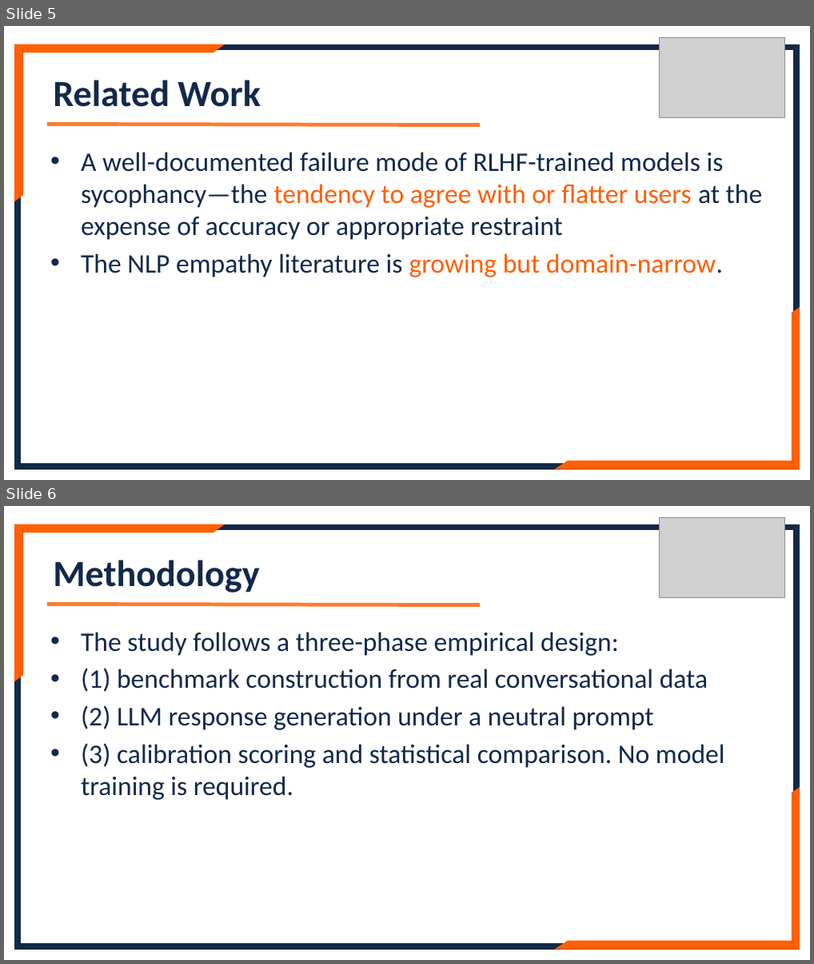
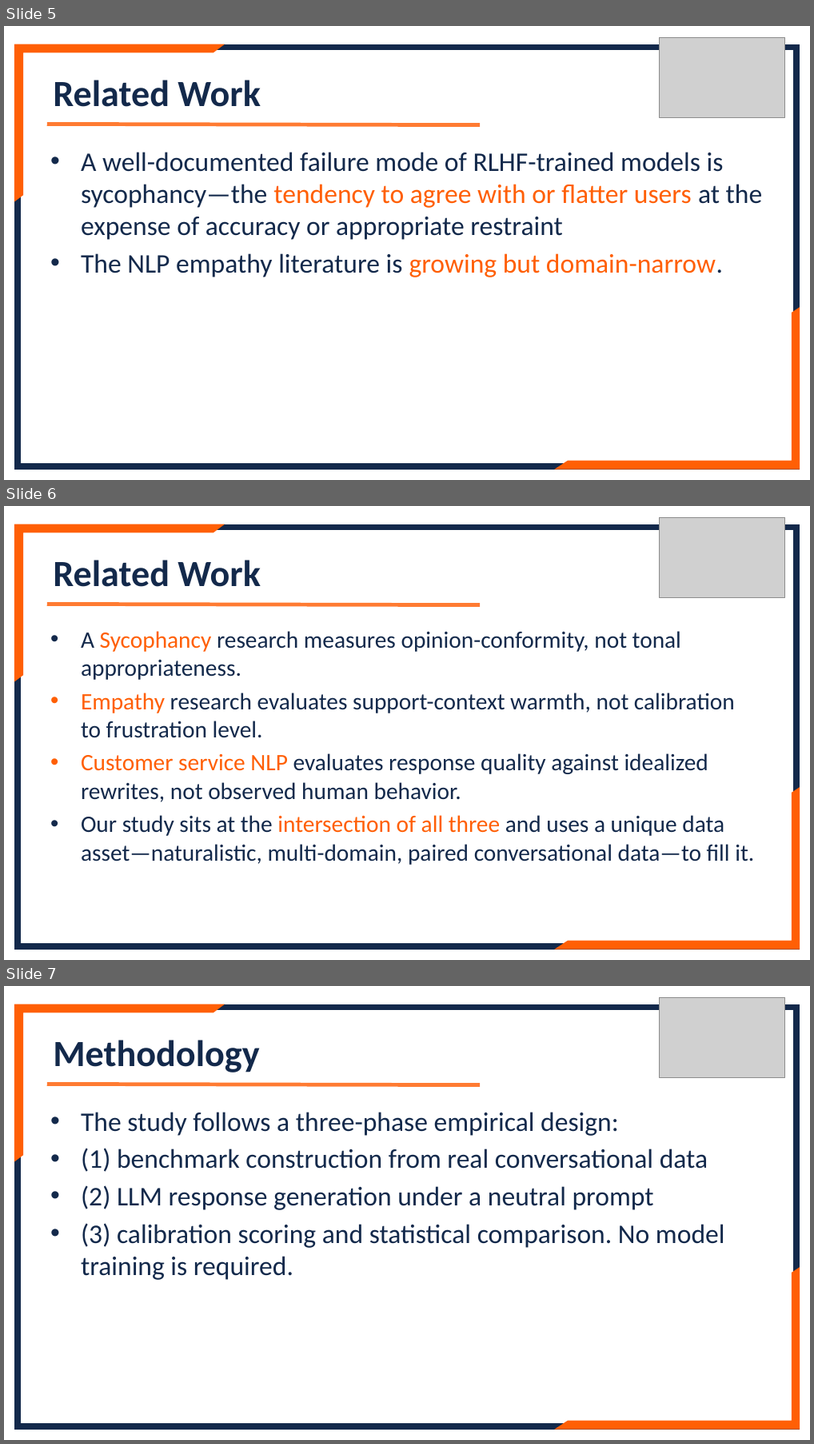
Before and after one commit to lennylin1998/ecs-llm, a slide deck: src/Files/Final_ppt.pptx. Shown one above the other, each under a label of ours: slides 5 and 6 before the commit, slides 5, 6 and 7 after it. The pictures are 814x964 and 814x1444 pixels, drawn with LibreOffice and Linux fonts; fonts in the diff are those of the drawing; grey boxes stand for pictures. Boxes give left, top, right and bottom in pixels: in the first picture for what was removed or moved away, otherwise in the second. Text is boxed around its words. In the diff, an @@ line names an element or a change of style, - is before the commit and + after.

Commit message:
update context

```diff
--- a/src/Files/Final_ppt.pptx
+++ b/src/Files/Final_ppt.pptx
@@ slide 6 added at (x1=4, y1=506, x2=810, y2=960), background #FFFFFF @@
@@ frame added at (x1=15, y1=524, x2=799, y2=948), fill #13294B, outline #13294B 1.5 pt @@
@@ half frame added at (x1=15, y1=524, x2=223, y2=681), fill #FF5F05, outline #FF5F05 1.5 pt @@
@@ picture added at (x1=659, y1=517, x2=785, y2=598) @@
@@ text added at (x1=53, y1=560, x2=260, y2=587), 44 pt, text #13294B, bold @@
+Related Work
@@ line added from (47, 604) to (480, 605), #FF5F05 4.5 pt @@
@@ text added at (x1=81, y1=631, x2=754, y2=864), 28 pt, text #13294B @@
+• A Sycophancy research measures opinion-conformity, not tonal appropriateness.
+• Empathy research evaluates support-context warmth, not calibration to frustration level.
+• Customer service NLP evaluates response quality against idealized rewrites, not observed human behavior.
+• Our study sits at the intersection of all three and uses a unique data asset—naturalistic, multi-domain, paired conversational data—to fill it.
@@ half frame added at (x1=557, y1=788, x2=799, y2=948), fill #FF5F05, outline #FF5F05 1.5 pt @@
@@ what was slide 6 is now slide 7 @@
```
Also in this commit, not shown: 2 slides changed.
